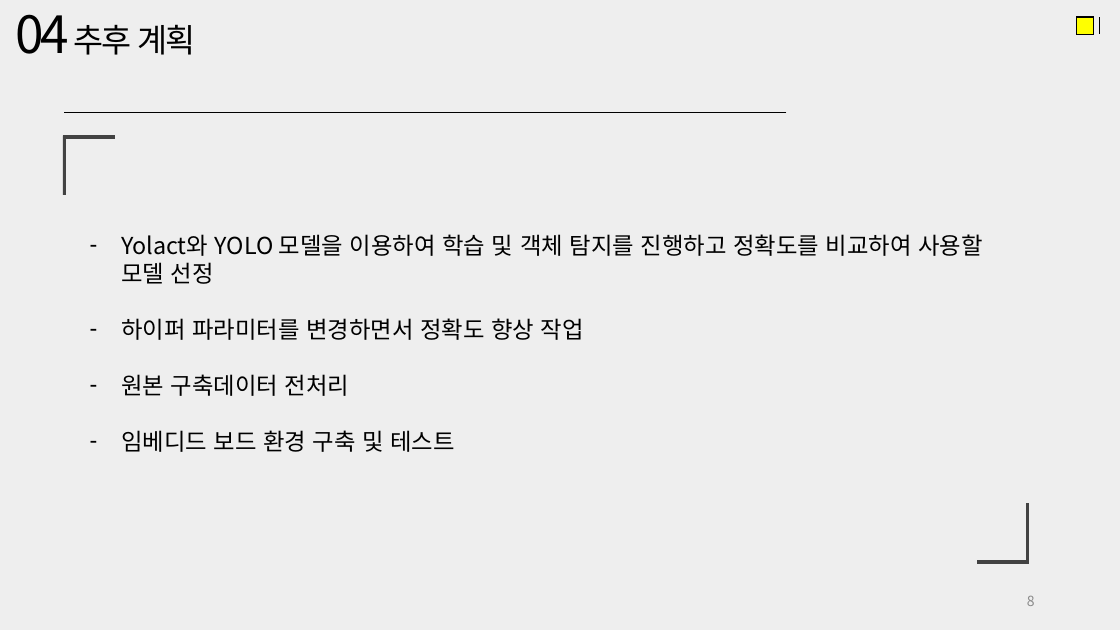
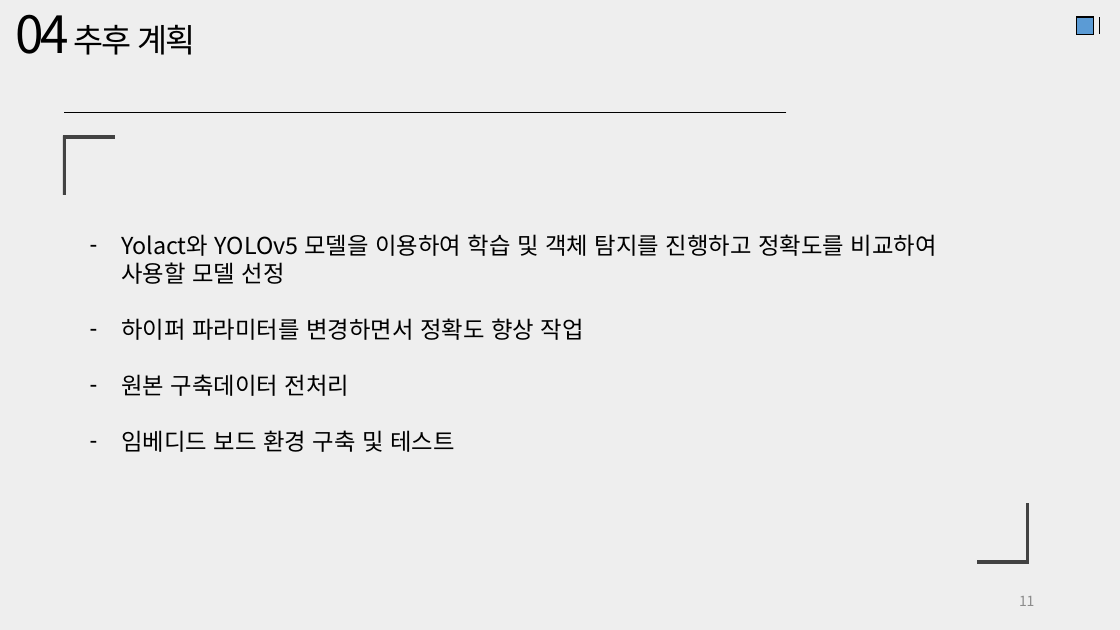
Before and after one commit to JaeHyung-Jung/UNDERDOG, a slide deck: slide 11 of 6주차/중간결과 발표자료.pptx (slide 8 before the commit). Drawn at 1120x630 pixels with LibreOffice and Linux fonts; fonts in the diff are those of the drawing. Boxes give left, top, right and bottom in pixels: in the first picture for what was removed or moved away, otherwise in the second. Text is boxed around its words. In the diff, an @@ line names an element or a change of style, - is before the commit and + after.

```diff
--- a/6주차/중간결과 발표자료.pptx
+++ b/6주차/중간결과 발표자료.pptx
@@ rectangle at bbox=[1076, 17, 1094, 34]: fill #FFFF00 to #5B9BD5 @@
@@ text at bbox=[121, 234, 937, 284]: text changed @@
-– Yolact와 YOLO 모델을 이용하여 학습 및 객체 탐지를 진행하고 정확도를 비교하여 사용할 모델 선정
+– Yolact와 YOLOv5 모델을 이용하여 학습 및 객체 탐지를 진행하고 정확도를 비교하여 사용할 모델 선정
@@ page number at bbox=[1019, 596, 1035, 606]: text changed @@
-8
+11
```
Also in this commit, not shown: 9 other slides changed, 3 slides added.
